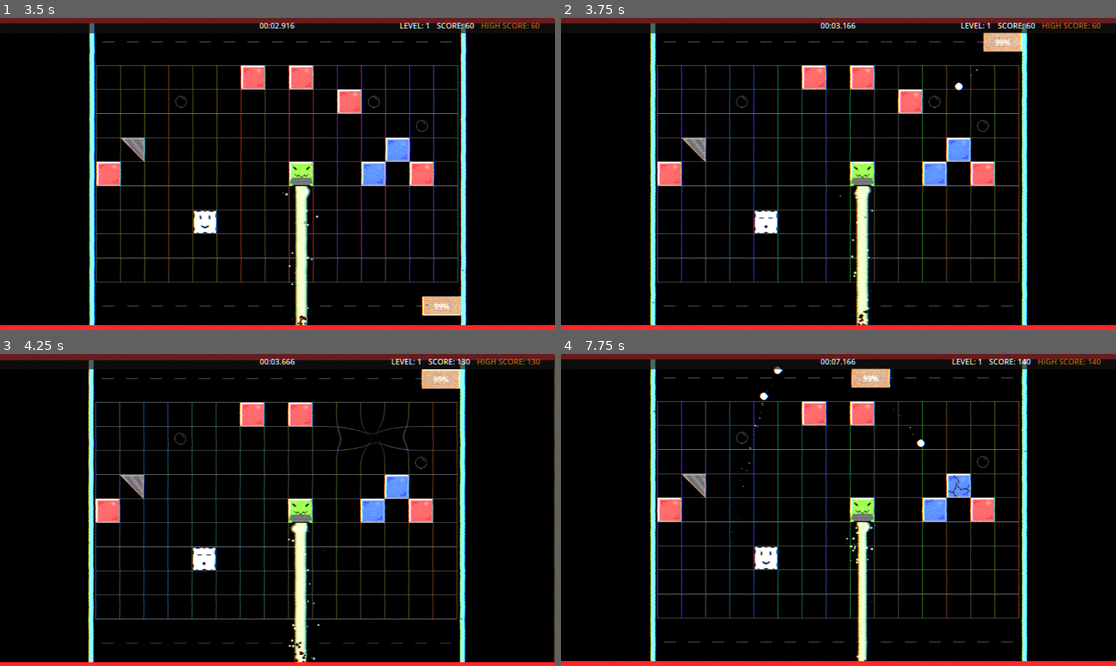
Above: before the commit, frames 1-4 (two rows, left to right).
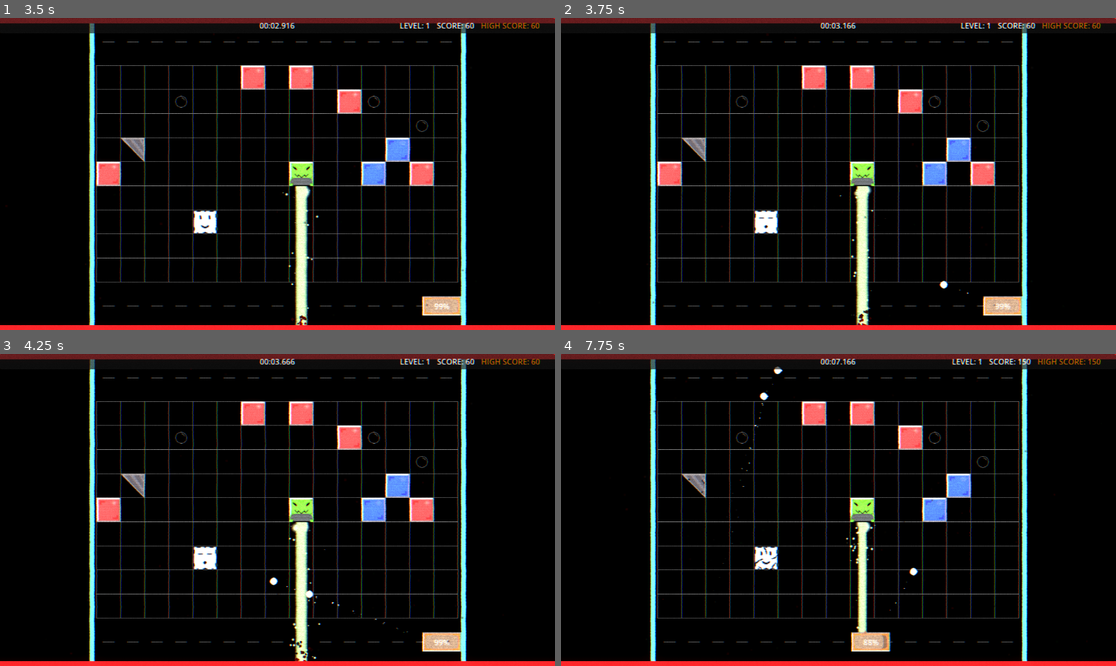
Above: after the commit, the same moments.

Repository: Nicheen/NotPong2025
Game: Godot game, scene res://scenes/menus/main_menu.tscn
Two runs of this game, one before a commit and one after it. Both use one fixed random seed, a clock stepped at 60 frames per second and the inputs below. Sound files missing from this copy of the repository are replaced by a short silence.
Inputs (mouse positions are in pixels of both pictures, inside the frame that each line leads up to):
- Up to frame 1 (3.5 s): click "START GAME" at 0.5 s; tap Enter (ui_accept) at 1.25, 1.52, 2.27 s; move the mouse to (399, 158) at 1.27 s; hold D (move_right) 1.28-2.03 s; hold Shift (dash) 1.28-2.03 s; move the mouse to (166, 189) at 2.02 s; hold S (teleport_down) 2.03-2.78 s; click (166, 189) at 2.1 s; move the mouse to (333, 105) at 2.77 s; hold D (move_right) from 2.78 s (still down); hold Shift (dash) from 2.78 s (still down)
- Up to frame 2 (3.75 s): move the mouse to (810, 236) at 3.52 s; release D (move_right) at 3.53 s; release Shift (dash) at 3.53 s; hold W (teleport_up) from 3.53 s (still down); click (810, 236) at 3.6 s
- Up to frame 3 (4.25 s): keep holding W (teleport_up); tap Enter (ui_accept) at 3.77 s
- Up to frame 4 (7.75 s): move the mouse to (1005, 556) at 4.27 s; release W (teleport_up) at 4.28 s; hold Shift (dash) 4.28-5.03 s; hold A (move_left) 4.28-5.78 s; tap Enter (ui_accept) at 4.52, 5.27, 6.77, 7.52 s; move the mouse to (672, 463) at 5.02 s; click (672, 463) at 5.1 s; move the mouse to (866, 510) at 5.77 s; hold S (teleport_down) 5.78-6.53 s; hold Shift (dash) 5.78-6.53 s; move the mouse to (755, 432) at 6.52 s; hold D (move_right) 6.53-7.28 s; click (755, 432) at 6.6 s; move the mouse to (960, 494) at 7.27 s; hold W (teleport_up) from 7.28 s (still down); hold Shift (dash) from 7.28 s (still down)

Frame 1 is identical in both runs. In frame 2, 1.0% of the frame differs, in the area x 68-84%, y 4-96%; in frame 3, 14%, in the area x 0-100%, y 1-99%; in frame 4, 2.3%.

Commit message:
cooldown thing when teleport up

Diff:
--- a/NOTPONG/scripts/obj/player/player.gd
+++ b/NOTPONG/scripts/obj/player/player.gd
@@ -10,6 +10,11 @@
 @export var teleport_cooldown: float = 0.2
 @export var play_area_size: Vector2 = Vector2(752, 648)  # Lägg till denna
 @export var play_area_center: Vector2 = Vector2(576, 324)  # Lägg till denna
+var top_wall_timer: float = 0.0
+var top_wall_time_limit: float = 2.0  # 2 sekunder
+var teleport_up_cooldown_timer: float = 0.0
+var teleport_up_cooldown_duration: float = 4.0  # 4 sekunder cooldown
+var can_teleport_up: bool = true
 
 # Dash settings
 @export var dash_distance: float = 75.0
@@ -59,6 +64,8 @@
 	handle_dash_cooldown(delta)  # Lägg till dash cooldown
 	handle_movement(delta)
 	handle_teleport_input()
+	handle_top_wall_timer(delta)
+	handle_teleport_up_cooldown(delta)
 	handle_shoot_input()
 	handle_dash_input()  # Lägg till dash input
 	handle_teleport_effect(delta)
@@ -110,8 +117,14 @@
 
 	# Use Input Map actions for teleporting
 	if Input.is_action_just_pressed("teleport_up"):
-		teleport_direction = Vector2(0, -1)
+		# Kolla om vi kan teleportera upp
+		if can_teleport_up:
+			teleport_direction = Vector2(0, -1)
+		else:
+			print("Cannot teleport up - cooldown remaining: ", "%.1f" % teleport_up_cooldown_timer, " seconds")
+
 	elif Input.is_action_just_pressed("teleport_down"):
+		# Kan alltid teleportera ner
 		teleport_direction = Vector2(0, 1)
 
 	if teleport_direction != Vector2.ZERO:
@@ -160,34 +173,96 @@
 # FIXED: Använd lokala variabler istället för Global
 func teleport_to_edge(direction: Vector2):
 	var new_position = global_position
-	var half_size = play_area_size * 0.5  # Använd lokal variabel
+	var half_size = play_area_size * 0.5
 	var bounds = {
-		"top": play_area_center.y - half_size.y,      # Använd lokal variabel
-		"bottom": play_area_center.y + half_size.y    # Använd lokal variabel
+		"top": play_area_center.y - half_size.y,
+		"bottom": play_area_center.y + half_size.y
 	}
 
-	# Spara nuvarande x-hastighet innan teleportering
+   # Spara nuvarande x-hastighet innan teleportering
 	var current_x_velocity = velocity.x
 
-	# Teleport to edge and update current wall (only up/down)
+   # Teleport to edge and update current wall (only up/down)
 	if direction.y > 0:  # Teleport down
 		new_position.y = bounds.bottom - 50
 		current_wall = WallSide.BOTTOM
+		top_wall_timer = 0.0  # Reset timer när vi går ner
+
+   	# STARTA COOLDOWN NÄR VI GÅR NER!
+		start_teleport_up_cooldown()
+		print("Teleported DOWN to bottom wall - UP cooldown started")
+
 	elif direction.y < 0:  # Teleport up
 		new_position.y = bounds.top + 50
 		current_wall = WallSide.TOP
-
-	# Apply teleportation
+		top_wall_timer = top_wall_time_limit  # Starta 2-sekunder timer
+		print("Teleported UP to top wall - timer started (", top_wall_time_limit, " seconds)")
+
+   # Apply teleportation
 	global_position = new_position
 
-	# Behåll x-hastigheten, nollställ bara y-hastigheten
+   # Behåll x-hastigheten, nollställ bara y-hastigheten
 	velocity = Vector2(current_x_velocity, 0)
 
 	start_teleport_cooldown()
 	start_teleport_effect()
 
-	# Update sprite rotation based on wall
+   # Update sprite rotation based on wall
 	update_sprite_rotation()
+
+func start_teleport_up_cooldown():
+	"""Start 4-second cooldown for teleporting up again"""
+	can_teleport_up = false
+	teleport_up_cooldown_timer = teleport_up_cooldown_duration
+	print("Teleport UP cooldown started - ", teleport_up_cooldown_duration, " seconds")
+
+func handle_teleport_up_cooldown(delta):
+	"""Handle cooldown timer for teleporting up"""
+	if can_teleport_up:
+		return
+
+	teleport_up_cooldown_timer -= delta
+
+	if teleport_up_cooldown_timer <= 0.0:
+		can_teleport_up = true
+		teleport_up_cooldown_timer = 0.0
+		print("✨ Teleport UP ready again!")
+
+# Utility-funktioner för debugging:
+func get_teleport_up_cooldown_remaining() -> float:
+	"""Get remaining teleport up cooldown time"""
+	if can_teleport_up:
+		return 0.0
+	return teleport_up_cooldown_timer
+
+func can_go_up() -> bool:
+	"""Check if player can teleport up"""
+	return can_teleport_up and can_teleport
+
+func handle_top_wall_timer(delta):
+	"""Handle 2-second timer on top wall"""
+	if current_wall != WallSide.TOP:
+		return
+
+	top_wall_timer -= delta
+
+	# Om tiden är ute, teleportera automatiskt tillbaka
+	if top_wall_timer <= 0.0 and can_teleport:
+		print("Top wall time expired - auto teleporting to bottom!")
+
+		# Teleportera direkt till botten
+		var half_size = play_area_size * 0.5
+		var bottom_y = play_area_center.y + half_size.y - 50
+
+		var current_x_velocity = velocity.x
+		global_position.y = bottom_y
+		current_wall = WallSide.BOTTOM
+		top_wall_timer = 0.0
+		velocity = Vector2(current_x_velocity, 0)
+		start_teleport_up_cooldown()
+		start_teleport_cooldown()
+		start_teleport_effect()
+		update_sprite_rotation()
 
 func start_teleport_cooldown():
 	can_teleport = false
